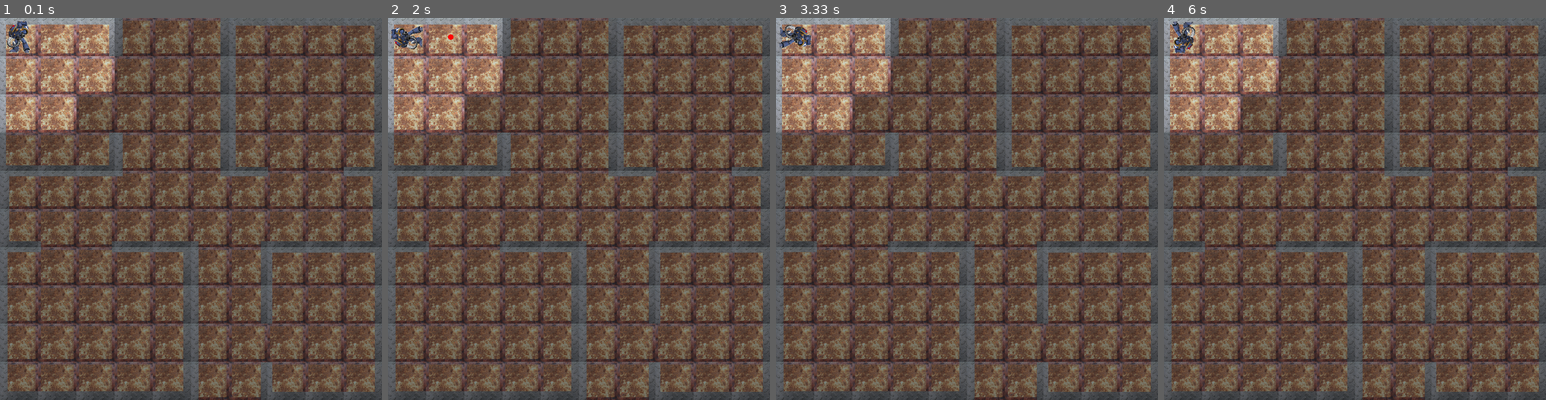
Above: before the commit, frames 1-4 (left to right).
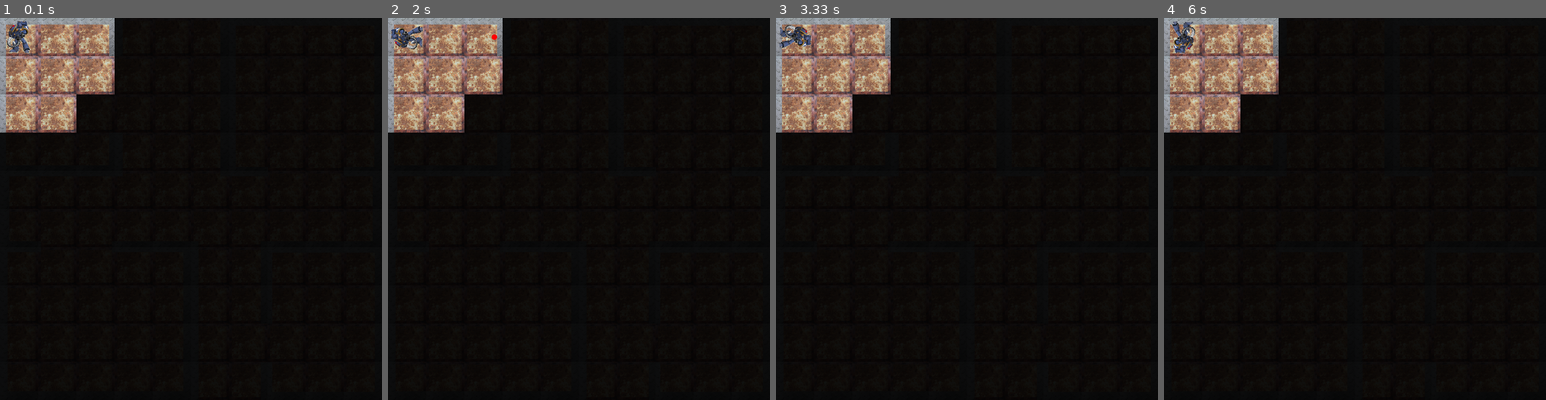
Above: after the commit, the same moments.

Repository: speque/shallowspace
Game: pygame game, started from src/shallowspace/shallowspace.py
The game is run twice, just before and just after one commit, with the same random seed, the same clock (stepped at 60 frames per second) and the same inputs. The source is Python 2; it was converted automatically to run under Python 3.
Inputs:
- Up to frame 1 (0.1 s): no input
- Up to frame 2 (2 s): tap Space at 0.33, 0.73, 1.03, 1.23, 1.57, 1.87 s; hold Right 0.67-1.13 s; hold Up 1.17-1.47 s; hold Right 1.5-1.97 s
- Up to frame 3 (3.33 s): hold Left 2-2.53 s; tap Space at 2.07, 2.37, 2.63, 2.97, 3.27 s; hold Down 2.57-2.87 s; hold Left 2.9-3.3 s
- Up to frame 4 (6 s): hold Up 3.33-3.7 s; tap Space at 3.4, 3.8, 4.1, 4.47, 4.87, 5.17, 5.37, 5.67, 5.87 s; hold Right 3.73-4.37 s; hold Down 4.4-4.77 s; hold Left 4.8-5.27 s; hold Right 5.3-5.77 s; hold Up from 5.8 s (still down)

The runs differ from the first frame. In frame 1, 92% of the frame differs, in the area x 0-100%, y 0-100%; in frame 2, 92%; in frame 3, 92%; in frame 4, 92%.

Commit message:
Initial fog of war

Diff:
--- a/src/shallowspace/map.py
+++ b/src/shallowspace/map.py
@@ -99,7 +99,7 @@
             dx = math.cos(i*0.01745)
             dy = math.sin(i*0.01745)
             litSectors = litSectors.union(self.determine_fov(charactor.sector, charactor.radius, dx, dy))
-            i += 3
+            i += 4
         ev = DimAllSectorsRequest()
         self.evManager.post(ev)
         ev = SectorsLitRequest(litSectors)
--- a/src/shallowspace/objects.py
+++ b/src/shallowspace/objects.py
@@ -44,5 +44,5 @@
     def __init__(self, shooter):
         self.sector = shooter.sector
         self.direction = shooter.direction
-        self.speed = 10
+        self.speed = 20
         self.age = 0
--- a/src/shallowspace/sprites.py
+++ b/src/shallowspace/sprites.py
@@ -15,15 +15,18 @@
         pygame.sprite.Sprite.__init__(self, group)
         self.image = pygame.Surface((70,70))
         self.image = self.image.convert_alpha()
-        self.image.fill((0,0,0,100))
+        self.image.fill((0,0,0,235))
+        self.found = False
 
         self.sector = sector
 
     def dim(self):
-        self.image.fill((0,0,0,100))
+        if self.found:
+            self.image.fill((0,0,0,100))
 
     def lit(self):
         self.image.fill((0,0,0,0))
+        self.found = True
 #------------------------------------------------------------------------------
 class BulletSprite(pygame.sprite.Sprite):
     """ A class representing a sprite for a bullet """
